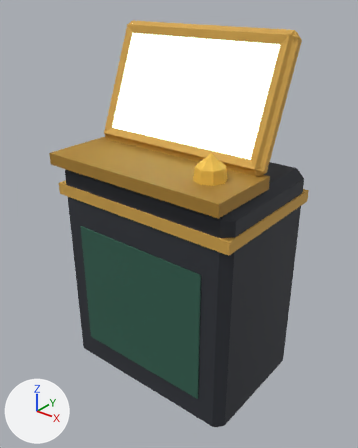
An edit to the glTF model foxspy/models/kit-newyork-terminal.glb, drawn before and after from the same camera.
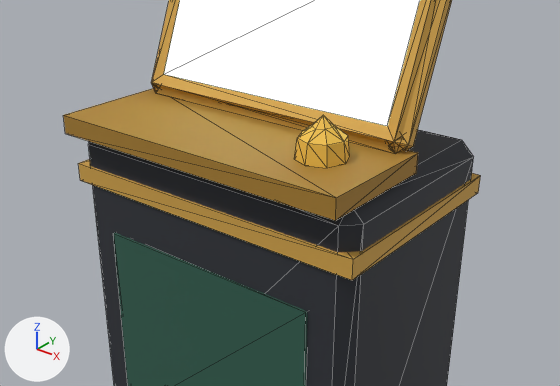
Each version appears first whole from a 50 mm lens placed at (0.984, -1.229, 1.366), pointed at (0.007, -0.007, 0.608), and next in a close-up on the part from 3% to 100% of the width and 18% to 72% of the height. The lights are fixed; the arrows at lower left show +X, +Y and +Z. The last two pictures show the newer version. The close-ups show mesh edges as thin lines. Vertices at exactly the same position are counted once.

In view in the first close-up: 'kit-newyork-terminal'.
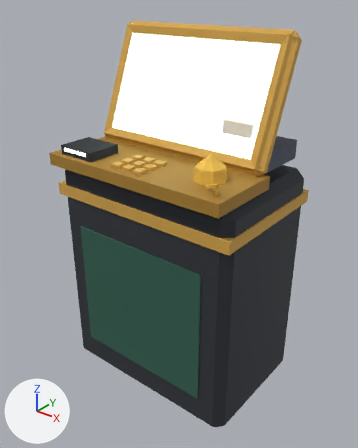
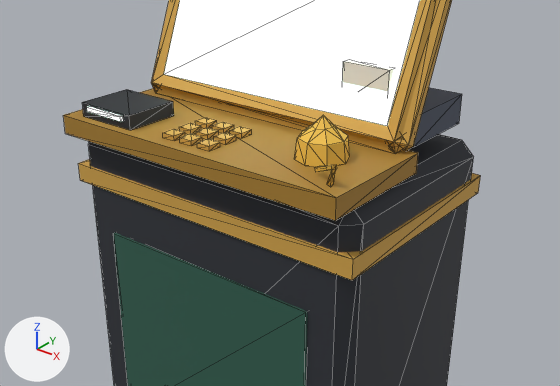
Changed parts and their boxes (x1, y1, x2, y2) in the close-ups (560 x 386 px):
part 1 of me_kit_newyork_terminal, added: after (413, 88, 462, 147)
part 2 of me_kit_newyork_terminal, added: after (342, 60, 394, 92)
part 3 of me_kit_newyork_terminal, added: after (82, 89, 174, 130)
part 4 of me_kit_newyork_terminal, added: after (163, 129, 185, 141)
part 5 of me_kit_newyork_terminal, added: after (179, 123, 201, 134)
part 6 of me_kit_newyork_terminal, added: after (195, 117, 217, 128)
part 7 of me_kit_newyork_terminal, added: after (180, 133, 202, 146)
part 8 of me_kit_newyork_terminal, added: after (196, 127, 219, 139)
part 9 of me_kit_newyork_terminal, added: after (212, 122, 234, 133)
part 10 of me_kit_newyork_terminal, added: after (197, 138, 220, 151)
part 11 of me_kit_newyork_terminal, added: after (214, 132, 236, 145)
part 12 of me_kit_newyork_terminal, added: after (230, 126, 252, 138)
part 13 of me_kit_newyork_terminal, added: after (87, 106, 123, 121)
part 14 of me_kit_newyork_terminal, added: after (315, 165, 337, 186)

What changed in the scene script:
```text
Change me_kit_newyork_terminal:
    used by ob_kit_newyork_terminal; location = (0.0, 0.0, 0.0)
    remove me_kit_newyork_terminal.from_pydata(...)  # 129 vertices, 234 faces; spans x -0.355..0.355, y -0.26..0.255, z 0.0..1.248
    add me_kit_newyork_terminal.from_pydata(...)  # 245 vertices, 410 faces; spans x -0.355..0.355, y -0.26..0.255, z 0.0..1.248
    me_kit_newyork_terminal part 1: a new loose piece, a box spanning x 0.12..0.32, y 0.02..0.2, z 0.86..0.92, in mat_main
    me_kit_newyork_terminal part 2: a new loose piece, a box spanning x 0.17..0.27, y 0.0..0.02, z 0.92..1.0, in mat_main
    me_kit_newyork_terminal part 3: a new loose piece, a box spanning x -0.3..-0.16, y -0.24..-0.12, z 0.86..0.89, in mat_main
    me_kit_newyork_terminal part 4: a new loose piece, a box spanning x -0.08..-0.05, y -0.23..-0.2, z 0.86..0.87, in mat_main
    me_kit_newyork_terminal part 5: a new loose piece, a box spanning x -0.08..-0.05, y -0.185..-0.155, z 0.86..0.87, in mat_main
    me_kit_newyork_terminal part 6: a new loose piece, a box spanning x -0.08..-0.05, y -0.14..-0.11, z 0.86..0.87, in mat_main
    me_kit_newyork_terminal part 7: a new loose piece, a box spanning x -0.035..-0.005, y -0.23..-0.2, z 0.86..0.87, in mat_main
    me_kit_newyork_terminal part 8: a new loose piece, a box spanning x -0.035..-0.005, y -0.185..-0.155, z 0.86..0.87, in mat_main
    me_kit_newyork_terminal part 9: a new loose piece, a box spanning x -0.035..-0.005, y -0.14..-0.11, z 0.86..0.87, in mat_main
    me_kit_newyork_terminal part 10: a new loose piece, a box spanning x 0.01..0.04, y -0.23..-0.2, z 0.86..0.87, in mat_main
    me_kit_newyork_terminal part 11: a new loose piece, a box spanning x 0.01..0.04, y -0.185..-0.155, z 0.86..0.87, in mat_main
    me_kit_newyork_terminal part 12: a new loose piece, a box spanning x 0.01..0.04, y -0.14..-0.11, z 0.86..0.87, in mat_main
    me_kit_newyork_terminal part 13: a new loose piece, a box spanning x -0.28..-0.18, y -0.245..-0.235, z 0.875..0.885, in mat_glow
    me_kit_newyork_terminal part 14
    12 vertices are added at x 0.256..0.322, y -0.245..-0.196, z 0.857..0.905
    20 new faces join them, mat_main
```
